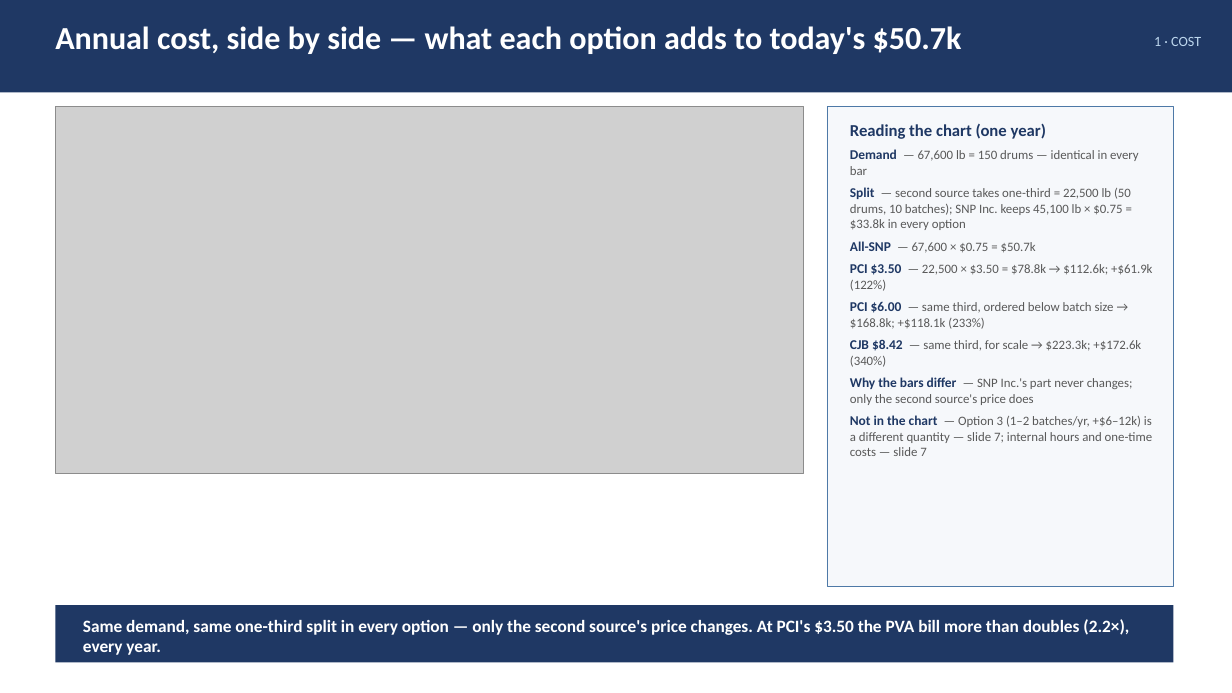
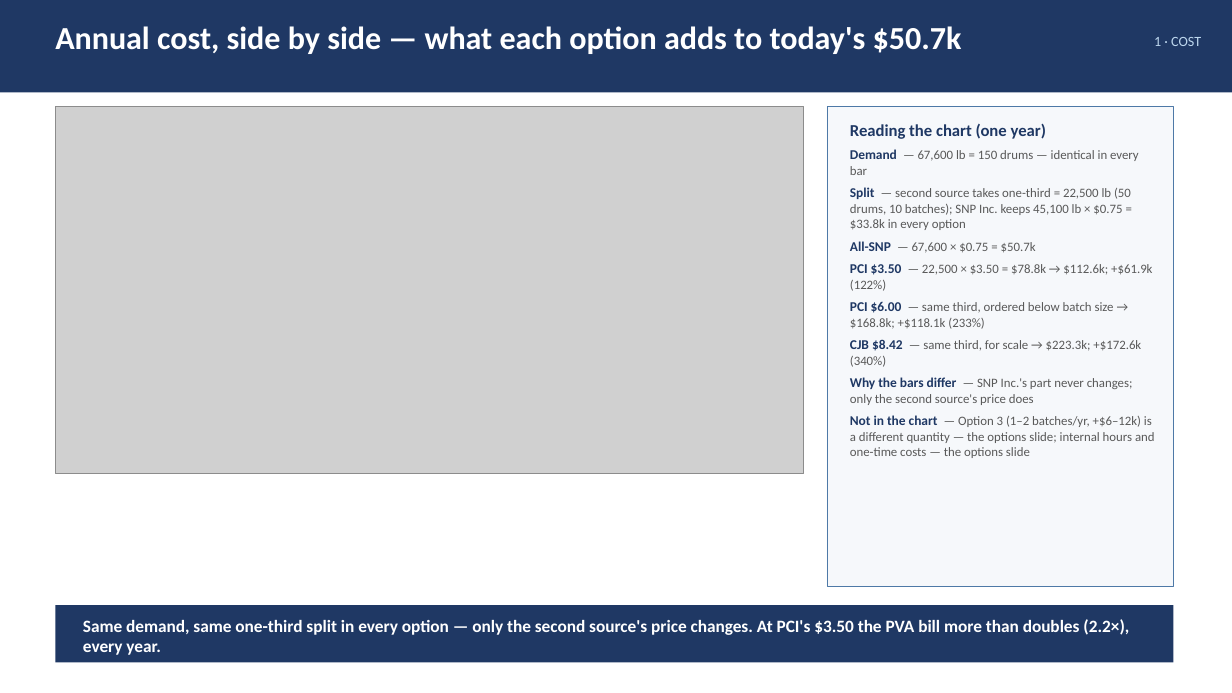
Before and after one commit to naviero1/Claude-Works, a slide deck: slide 3 of PVA second supplier initiative/PVA_Second_Supplier_Leadership_Deck.pptx (slide 4 before the commit). Drawn at 1232x693 pixels with LibreOffice and Linux fonts; fonts in the diff are those of the drawing; grey boxes stand for pictures. Boxes give left, top, right and bottom in pixels: in the first picture for what was removed or moved away, otherwise in the second. Text is boxed around its words. In the diff, an @@ line names an element or a change of style, - is before the commit and + after.

```diff
--- a/PVA second supplier initiative/PVA_Second_Supplier_Leadership_Deck.pptx
+++ b/PVA second supplier initiative/PVA_Second_Supplier_Leadership_Deck.pptx
@@ text at (850, 415, 1155, 458): text changed @@
-Not in the chart — Option 3 (1–2 batches/yr, +$6–12k) is a different quantity — slide 7; internal hours and one-time costs — slide 7
+Not in the chart — Option 3 (1–2 batches/yr, +$6–12k) is a different quantity — the options slide; internal hours and one-time costs — the options slide
```
Also in this commit, not shown: 1 slide removed, 3 other files.
